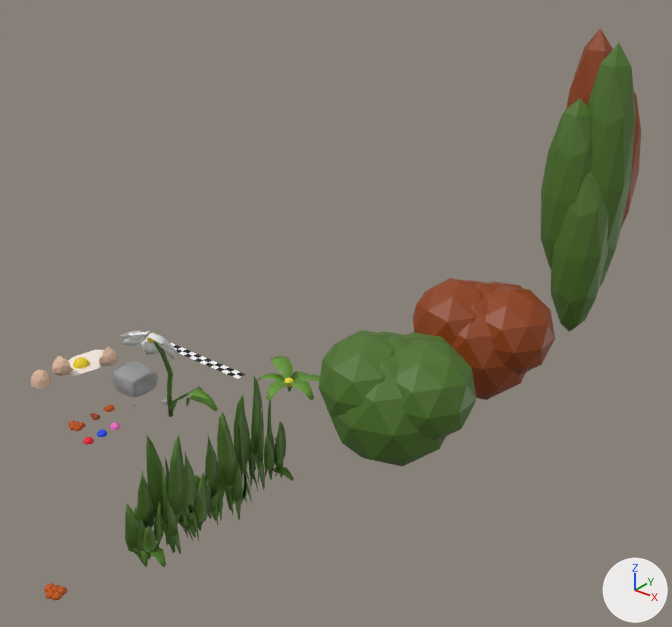
The Blender file art/environment.blend as it was, and as the next commit left it.
Camera for both pictures: a 50 mm lens placed at (121.4, -83.5, 80.8), pointed at (33.9, 25.9, 13.0). Lighting does not change. The marker at lower right points along +X, +Y and +Z.

Objects in the first picture: 'bush.001', 'bush.002', 'bush_long.001', 'bush_long.002', 'flower.001', 'grass_tuff.005', 'plant.001', 'rock.001'.
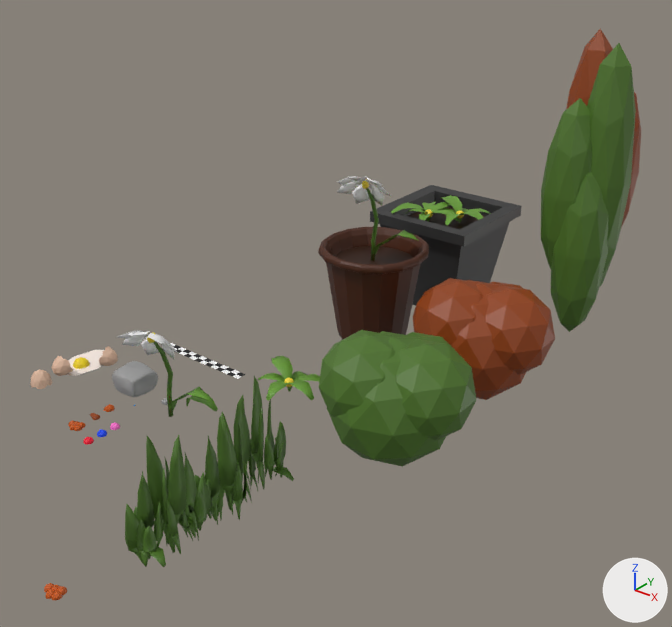
Commit message: flower pots

The change in detail:
Mesh me_cube_007 is new.
It has 372 vertices, 323 faces and spans x -10.6..11.0, y -10.8..10.7, z 0.0..20.5.
Faces by material slot: [191, 132].
It uses material mat_palette256 (picture img_palette256_png).
It uses material mat_palette256_001 (picture img_palette256_png_001).
Mesh me_sphere_001 is new.
It has 1450 vertices, 1331 faces and spans x -9.3..10.3, y -10.3..9.3, z -15.6..17.5.
It uses material mat_palette256 (picture img_palette256_png).
It uses material mat_palette256_002 (picture img_palette256_png_002).
It uses material mat_palette256_004 (picture img_palette256_png_004).
It uses material mat_palette256_005 (picture img_palette256_png_005).
It uses material mat_palette256_006 (picture img_palette256_png_006).
It uses material mat_palette256_007 (picture img_palette256_png_007).
It uses material mat_palette256_008 (picture img_palette256_png_008).
It uses material mat_palette256_009 (picture img_palette256_png_009).
It uses material mat_palette256_010 (picture img_palette256_png_010).
Object 'Cube.001' (ob_cube_001) is new; it shows me_cube_007.
Its location is (29.0, 66.7, 0.0).
Object 'flower.002' (ob_flower_002) is new; it shows me_sphere_001.
Its location is (28.7, 43.2, 15.6).
It gains a SOLIDIFY modifier named 'Solidify'.

Changed parts and their boxes [x1, y1, x2, y2] in the pictures (672 x 627 px):
'flower.002', added (brown): after [318, 176, 429, 340]
    faces in mat_palette256 (picture img_palette256_png): [318, 179, 429, 340]
    faces in mat_palette256_008 (picture img_palette256_png_008): [352, 184, 369, 204]
    faces in mat_palette256_009 (picture img_palette256_png_009): [337, 181, 362, 194]
    faces in mat_palette256_002 (picture img_palette256_png_002): [373, 230, 419, 255]
    faces in mat_palette256_007 (picture img_palette256_png_007): [369, 184, 384, 206]
'Cube.001', added: after [370, 185, 522, 306]
    faces in mat_palette256 (picture img_palette256_png): [370, 185, 522, 306]
    faces in mat_palette256_001 (picture img_palette256_png_001): [391, 195, 491, 225]
